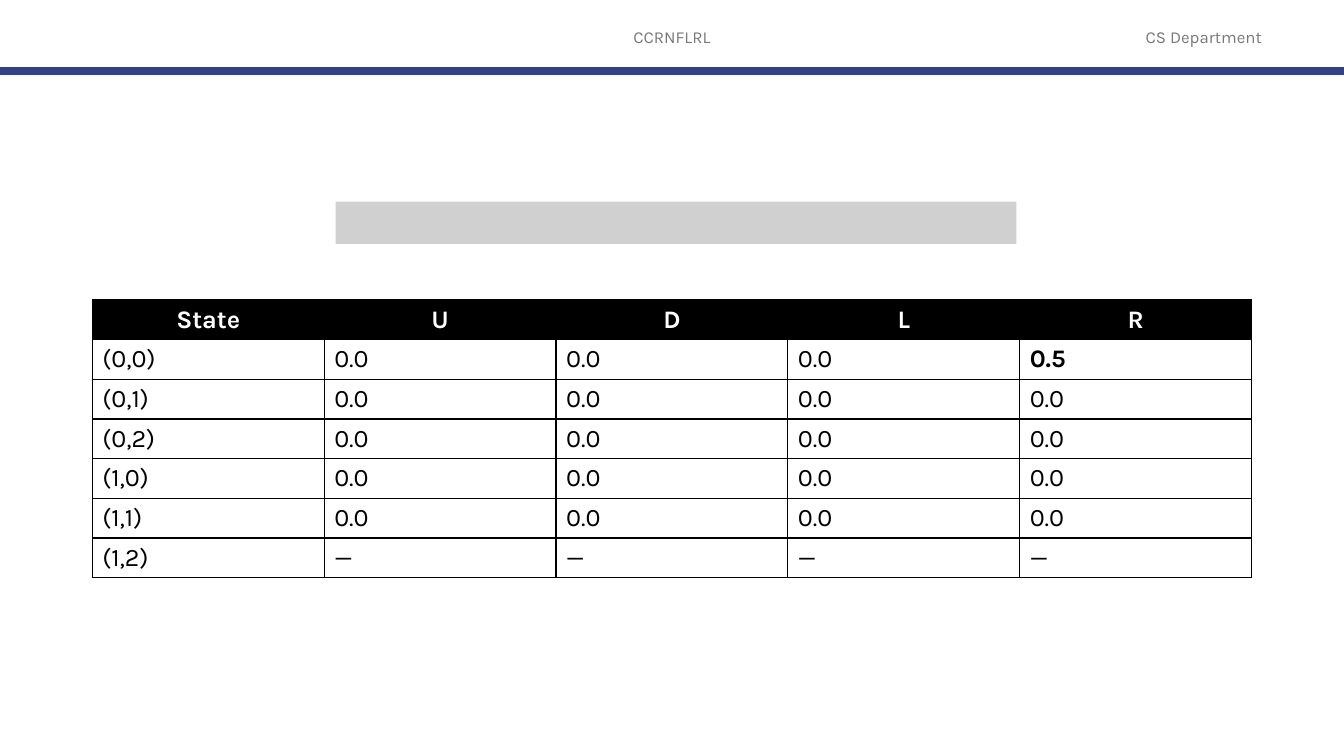
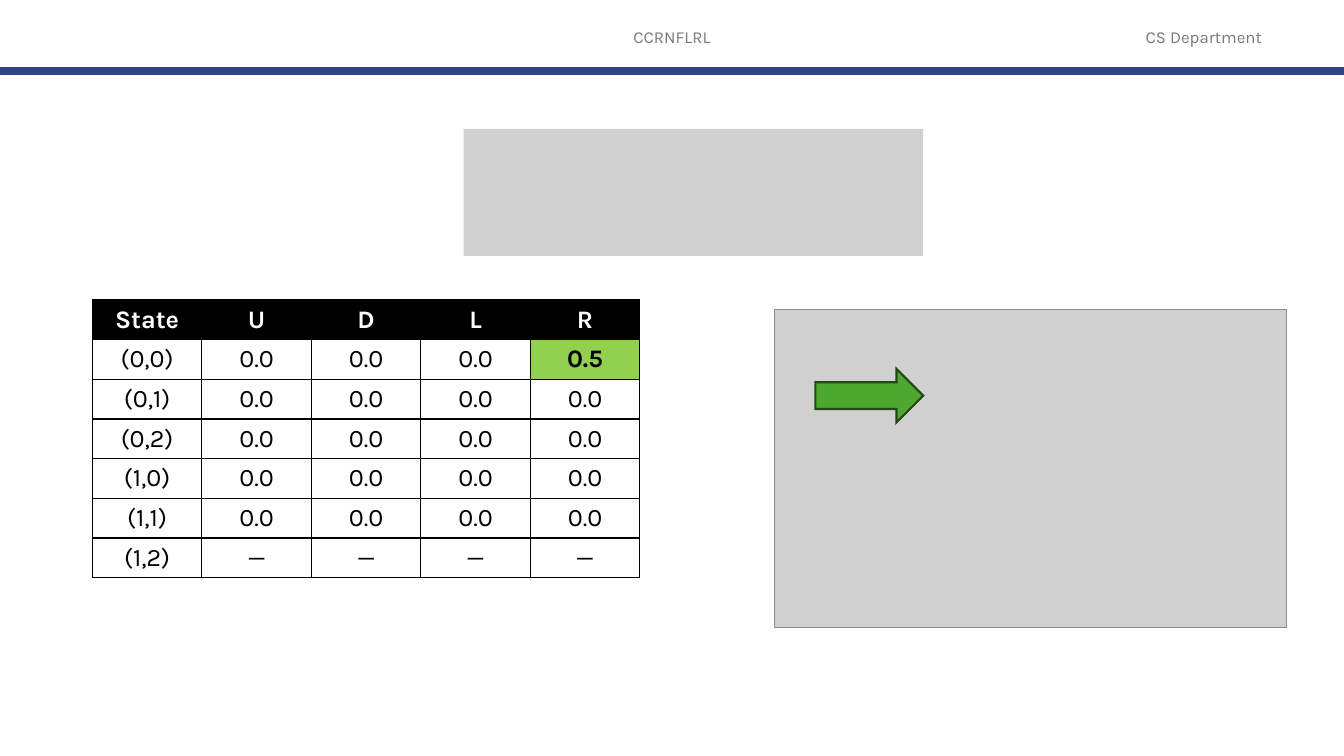
Before and after one commit to robitussin/CCRNFLRL, a slide deck: slide 88 of 5 - Model Free Control/Model Free Control.pptx (slide 80 before the commit). Drawn at 1344x756 pixels with LibreOffice and Linux fonts; fonts in the diff are those of the drawing; grey boxes stand for pictures; background and template pictures are left out. Boxes give left, top, right and bottom in pixels: in the first picture for what was removed or moved away, otherwise in the second. Text is boxed around its words. In the diff, an @@ line names an element or a change of style, - is before the commit and + after.

```diff
--- a/5 - Model Free Control/Model Free Control.pptx
+++ b/5 - Model Free Control/Model Free Control.pptx
@@ picture: place and size @@
-picture at [336,202,1017,244]
+picture at [464,129,924,256]
@@ table at [93,300,642,583] @@
@@ fill none to #92D050 in row 2, column 5 @@
@@ alignment left to centre @@
@@ table: place and size @@
-table at [93,300,1252,583]
+table at [93,300,642,583]
@@ picture added at [775,310,1288,627] @@
@@ right arrow added at [816,369,924,422], fill #4EA72E, outline #224914 1.5 pt @@
```
Also in this commit, not shown: 5 other slides changed, 8 slides added.
